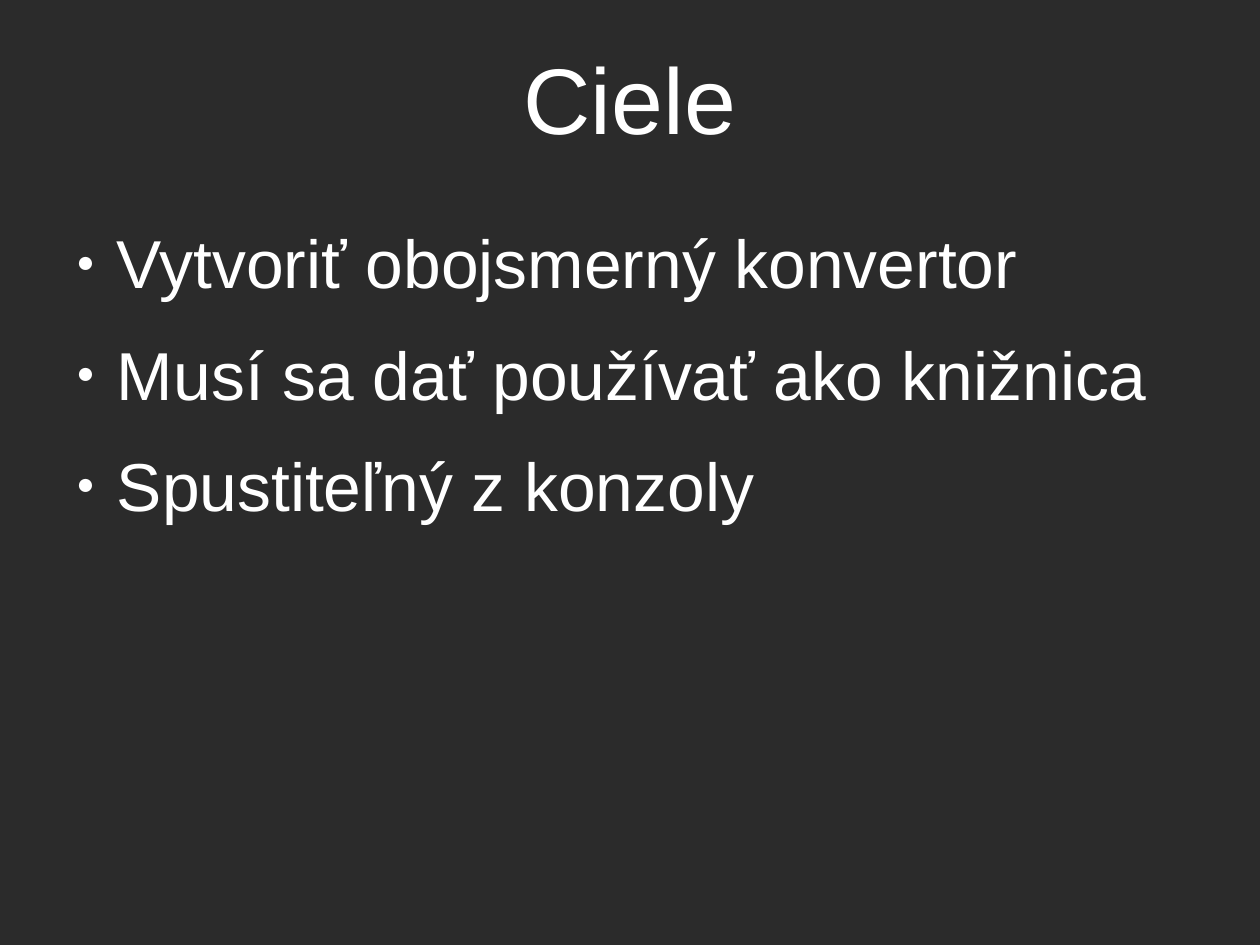
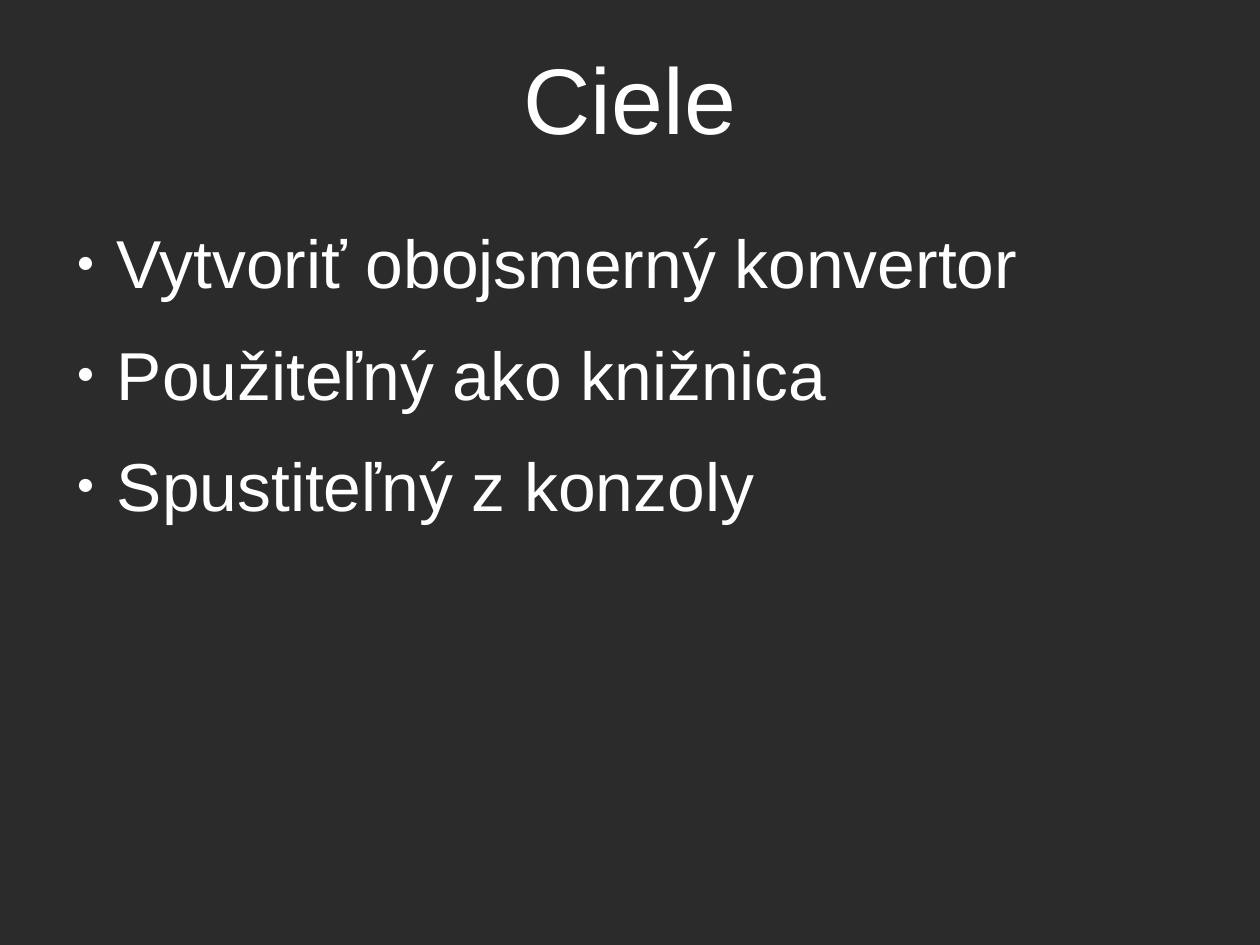
Before and after one commit to balent/Log4j-Convert-Configuration, a slide deck: slide 2 of prezentacia/log4j.odp. Drawn at 1260x945 pixels with LibreOffice and Linux fonts; fonts in the diff are those of the drawing; background and template pictures are left out; a plain dark background stands for a picture behind light text. Boxes give left, top, right and bottom in pixels: in the first picture for what was removed or moved away, otherwise in the second. Text is boxed around its words. In the diff, an @@ line names an element or a change of style, - is before the commit and + after.

```diff
--- a/prezentacia/log4j.odp
+++ b/prezentacia/log4j.odp
@@ text at (117, 350, 826, 413): text changed @@
-● Musí sa dať používať ako knižnica
+● Použiteľný ako knižnica
```
Also in this commit, not shown: 5 other slides changed, 1 other file.
